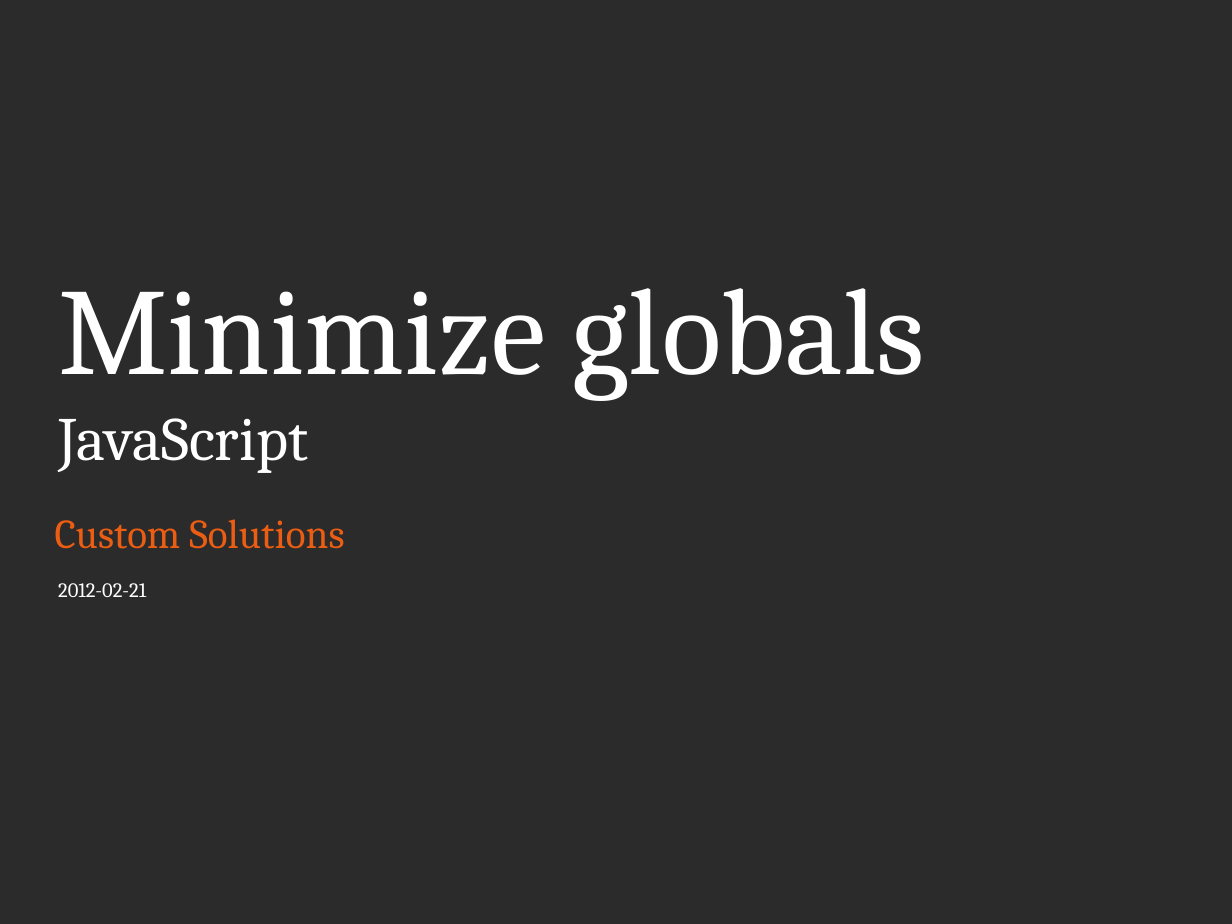
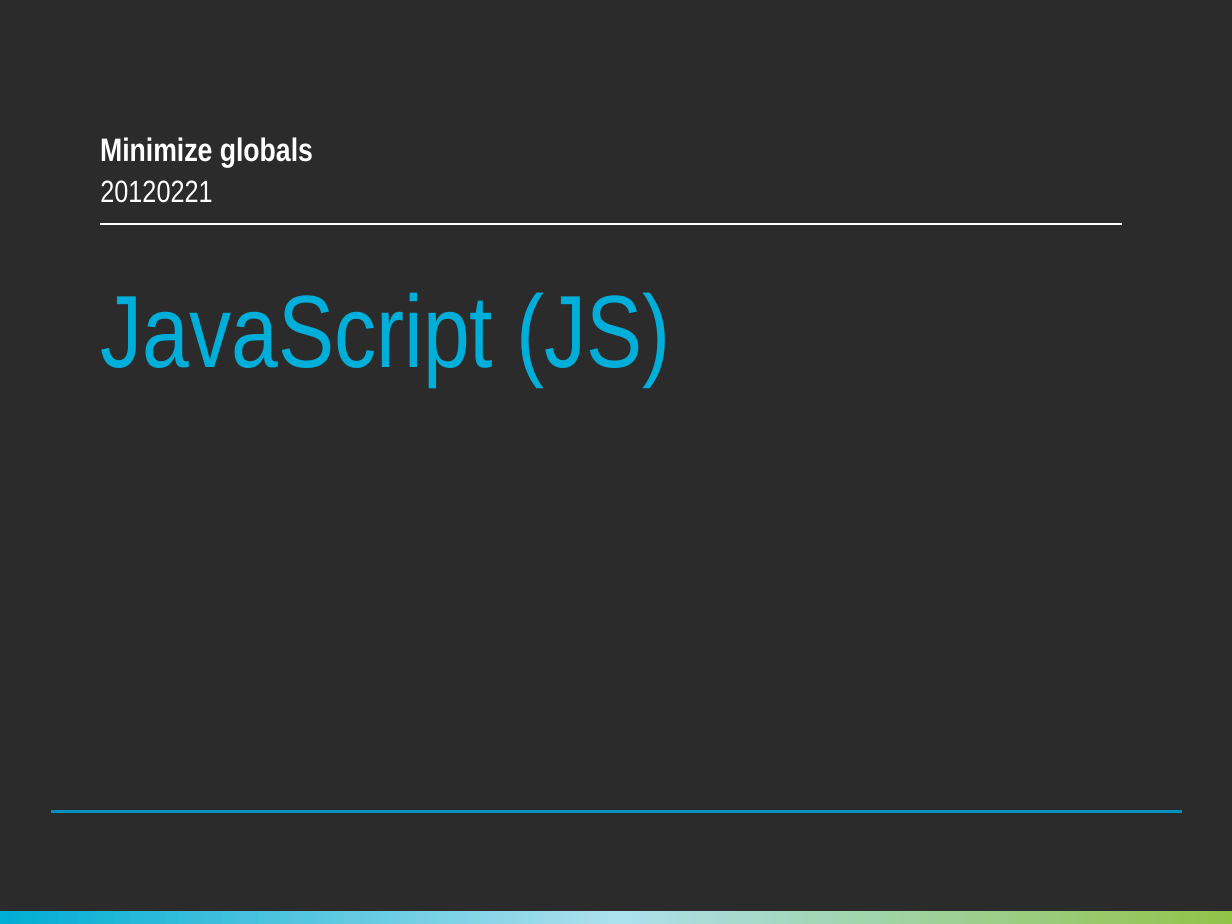
Before and after one commit to bjuvensjo/misc, a slide deck: slide 1 of js/minimize-globals/js-minimize-globals.pptx. Drawn at 1232x924 pixels with LibreOffice and Linux fonts; fonts in the diff are those of the drawing; background and template pictures are left out; a plain dark background stands for a picture behind light text. Boxes give left, top, right and bottom in pixels: in the first picture for what was removed or moved away, otherwise in the second. Text is boxed around its words. In the diff, an @@ line names an element or a change of style, - is before the commit and + after.

```diff
--- a/js/minimize-globals/js-minimize-globals.pptx
+++ b/js/minimize-globals/js-minimize-globals.pptx
@@ subtitle added at box(100, 137, 313, 168), 19 pt, text #FFFFFF, bold @@
+Minimize globals
@@ text added at box(100, 180, 212, 203), 18 pt, text #FFFFFF @@
+20120221
@@ line added from (100, 224) to (1122, 224), #FFFFFF 1.42 pt @@
@@ title at box(100, 292, 671, 386): text changed; size 72 to 60 pt; font Cambria to Arial Narrow; text colour #FFFFFF to #00AEDA @@
-Minimize globals
-JavaScript
+JavaScript (JS)
@@ text removed at box(55, 519, 344, 549) @@
-Custom Solutions
@@ text removed at box(58, 583, 146, 597) @@
-2012-02-21
@@ line added from (51, 812) to (1181, 812), #0091C0 1.42 pt @@
@@ rectangle added at box(0, 910, 1232, 924), fill gradient #00ADD3 to #ACE0ED to #91C349 @@
@@ rectangle added at box(0, 910, 1232, 924), fill gradient #00ADD3 to #ACE0ED to #91C349 @@
```
Also in this commit, not shown: 6 other slides changed, 1 slide added, 1 slide removed, 3 other files.
